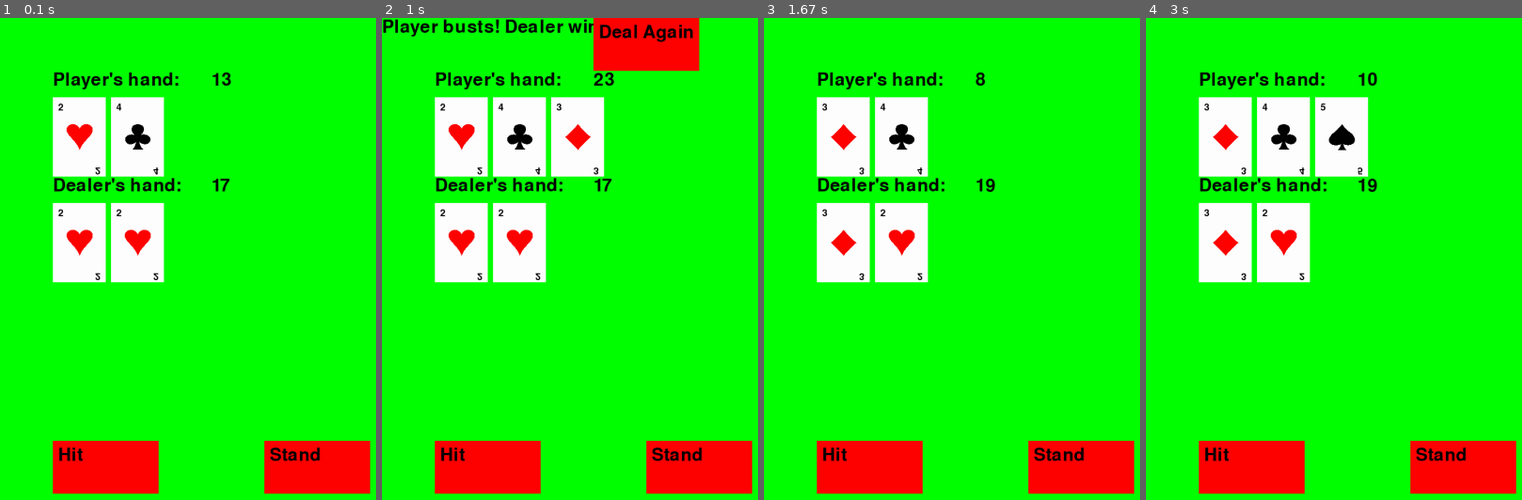
Above: before the commit, frames 1-4 (left to right).
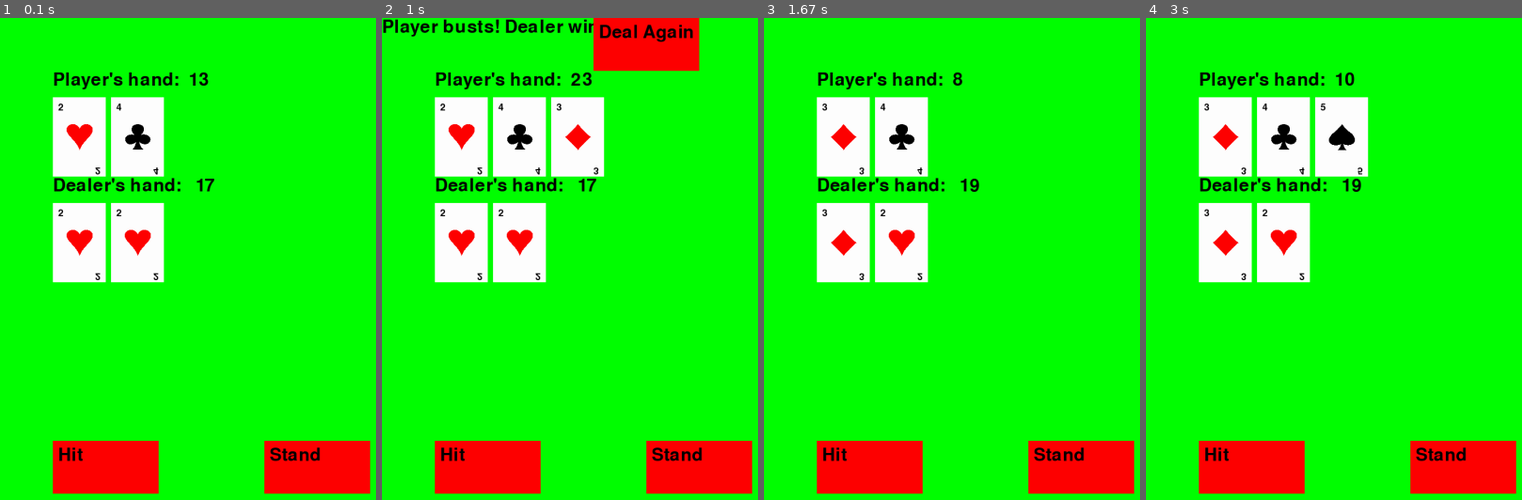
Above: after the commit, the same moments.

Repository: turnertrowbridge/PyGame_Blackjack
Game: pygame game, started from main.py
Two runs of this game, one before a commit and one after it. Both use one fixed random seed, a clock stepped at 60 frames per second and the inputs below.
Inputs:
- Up to frame 1 (0.1 s): no input
- Up to frame 2 (1 s): click "Hit" at 0.88 s
- Up to frame 3 (1.67 s): click "Deal Again" at 1.22 s
- Up to frame 4 (3 s): click "Hit" at 2.05 s

The runs differ from the first frame. In frame 1, 0.3% of the frame differs, in the area x 50-62%, y 11-37%; in frame 2, 0.3%; in frame 3, 0.3%; in frame 4, 0.3%.

Commit message:
Updated text formatting

Diff:
--- a/game.py
+++ b/game.py
@@ -42,14 +42,14 @@
 
     def draw(self):
         self.screen.fill((0, 255, 0))
-        draw_text(self.screen, self.font, "Player's hand:", 100, 100)
-        draw_text(self.screen, self.font, str(
-            self.calculate_total(self.player_hand)), 400, 100)
+        print(self.player_hand)
+        print(self.dealer_hand)
+        draw_text(self.screen, self.font, f"Player's hand:  {
+                  self.calculate_total(self.player_hand)}", 100, 100)
         for i, card in enumerate(self.player_hand):
             draw_card(self.screen, self.card_font, card, 100 + i * 110, 150)
-        draw_text(self.screen, self.font, "Dealer's hand:", 100, 300)
-        draw_text(self.screen, self.font, str(
-            self.calculate_total(self.dealer_hand)), 400, 300)
+        draw_text(self.screen, self.font, f"Dealer's hand:   {
+                  self.calculate_total(self.dealer_hand)}", 100, 300)
         for i, card in enumerate(self.dealer_hand):
             draw_card(self.screen, self.card_font, card, 100 + i * 110, 350)
         draw_button(self.screen, self.font, "Hit", *self.HIT_BUTTON)
